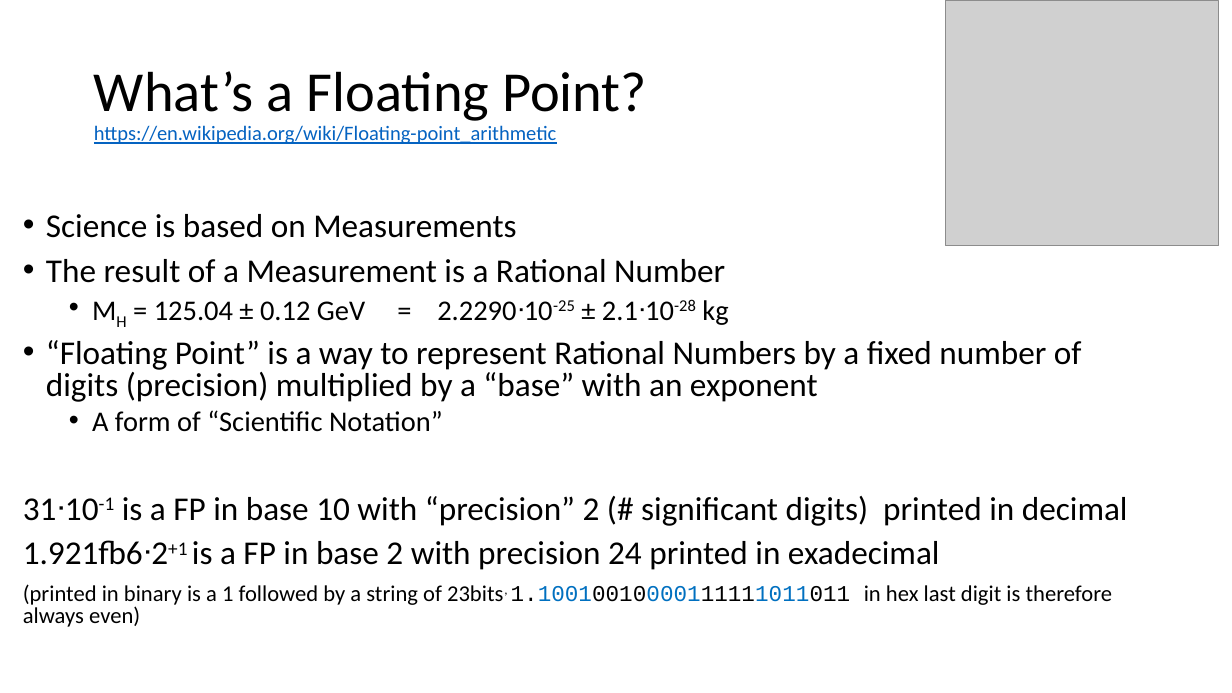
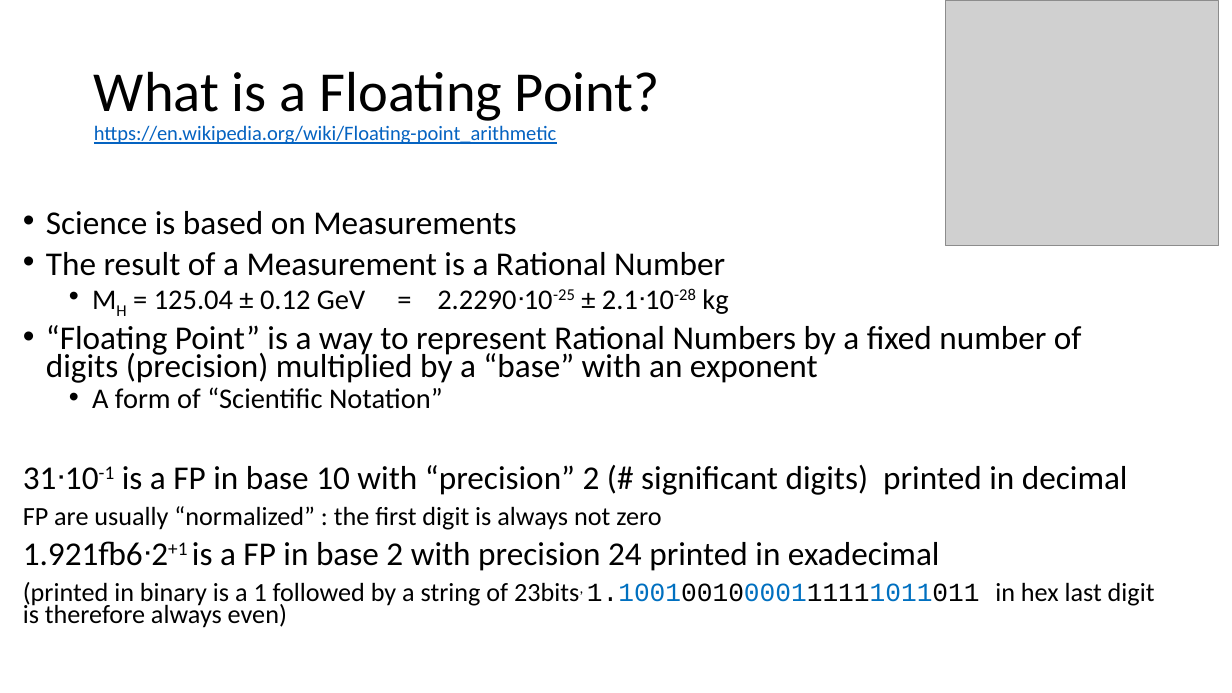
Before and after one commit to VinInn/FPCourse, a slide deck: slide 3 of Slides/FPforScientist.pptx. Drawn at 1232x693 pixels with LibreOffice and Linux fonts; fonts in the diff are those of the drawing; grey boxes stand for pictures. Boxes give left, top, right and bottom in pixels: in the first picture for what was removed or moved away, otherwise in the second. Text is boxed around its words. In the diff, an @@ line names an element or a change of style, - is before the commit and + after.

```diff
--- a/Slides/FPforScientist.pptx
+++ b/Slides/FPforScientist.pptx
@@ title at (94, 71, 660, 144): text changed @@
-What’s a Floating Point?
-https://en.wikipedia.org/wiki/Floating-point_arithmetic
+What is a Floating Point?
+https://en.wikipedia.org/wiki/Floating-point_arithmetic
@@ text at (23, 211, 1155, 628): size 17.6 to 20.4 pt in "(printed in binary is a 1 followed ..."; line spacing 0.8 to 0.7 @@
@@ text at (23, 506, 661, 530): paragraph added @@
+FP are usually “normalized” : the first digit is always not zero
```
Also in this commit, not shown: 10 other slides changed, 1 slide added.
